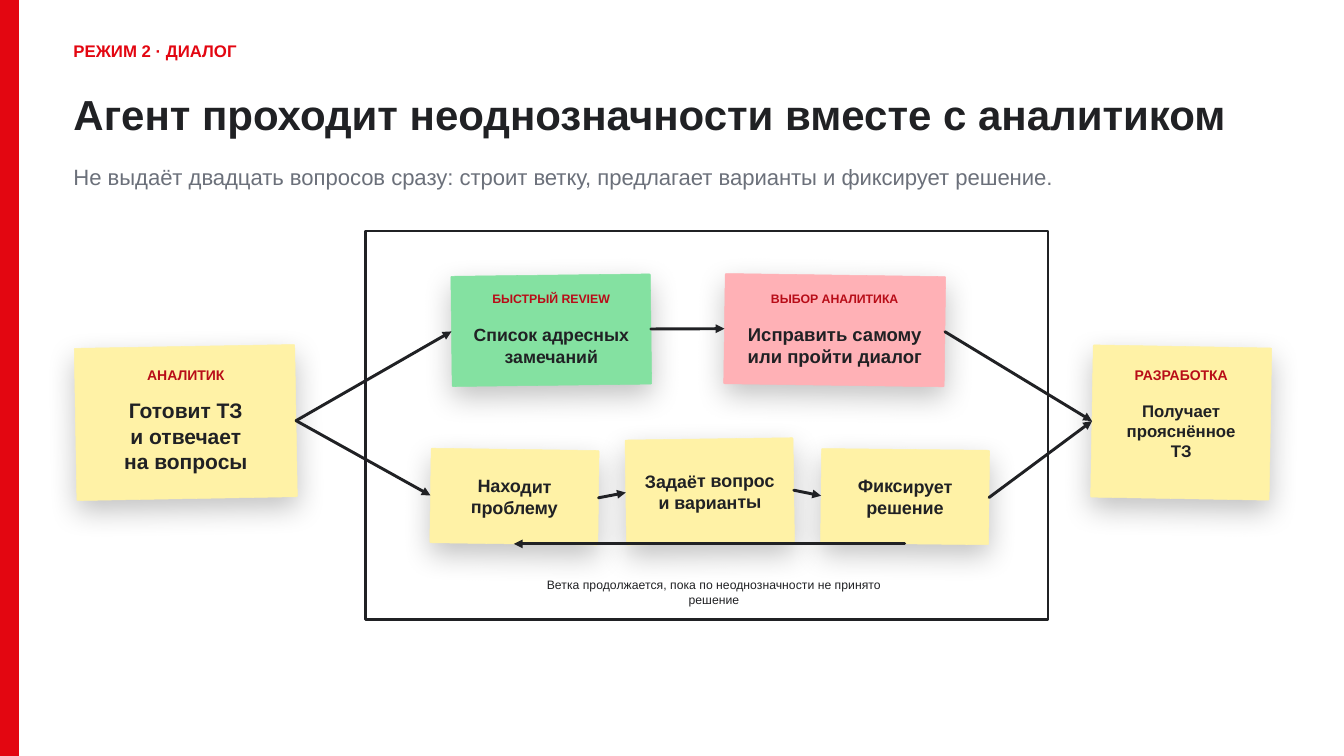
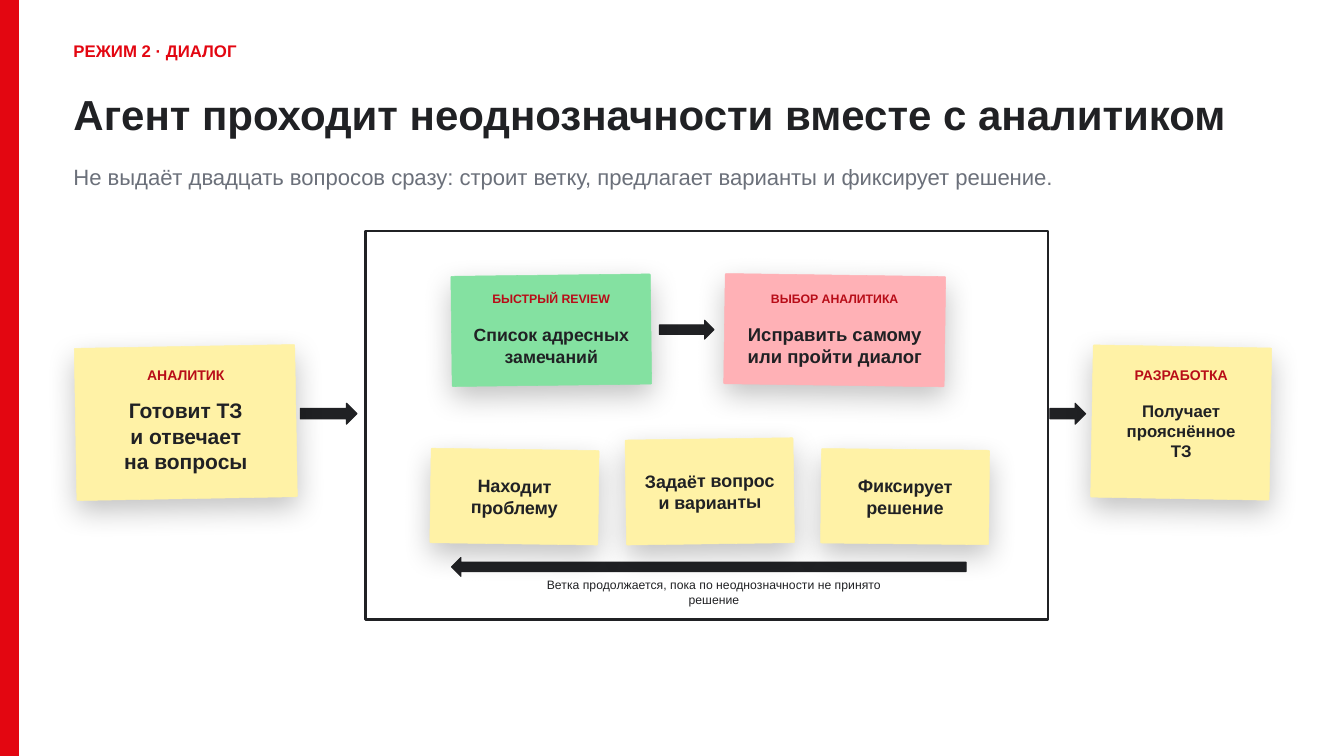
Before and after one commit to DanilaSaraev-git/MTS_TZ, a slide deck: slide 4 of output/presentations/AI-analytics-review-platform-MTS-DRAFT.pptx. Drawn at 1344x756 pixels with LibreOffice and Linux fonts; fonts in the diff are those of the drawing. Boxes give left, top, right and bottom in pixels: in the first picture for what was removed or moved away, otherwise in the second. Text is boxed around its words. In the diff, an @@ line names an element or a change of style, - is before the commit and + after.

Commit message:
Revert "draft: connect presentation process arrows"
This reverts commit 2215483468cb37b5541de4ec5da71b9f976ade28.

```diff
--- a/output/presentations/AI-analytics-review-platform-MTS-DRAFT.pptx
+++ b/output/presentations/AI-analytics-review-platform-MTS-DRAFT.pptx
@@ arrow removed from (651, 329) to (725, 329) @@
@@ right arrow added at <box>659,321,714,340</box>, fill #202124, outline #202124 0.75 pt @@
@@ arrow removed from (296, 420) to (452, 332) @@
@@ arrow removed from (945, 332) to (1092, 421) @@
@@ right arrow added at <box>300,403,357,424</box>, fill #202124, outline #202124 0.75 pt @@
@@ right arrow added at <box>1051,403,1086,424</box>, fill #202124, outline #202124 0.75 pt @@
@@ arrow removed from (296, 420) to (431, 496) @@
@@ arrow removed from (989, 498) to (1092, 421) @@
@@ arrow removed from (599, 498) to (626, 493) @@
@@ arrow removed from (793, 490) to (822, 496) @@
@@ left arrow added at <box>452,558,966,577</box>, fill #202124, outline #202124 0.75 pt @@
@@ arrow removed from (904, 544) to (514, 544) @@
```
Also in this commit, not shown: 3 other slides changed.
